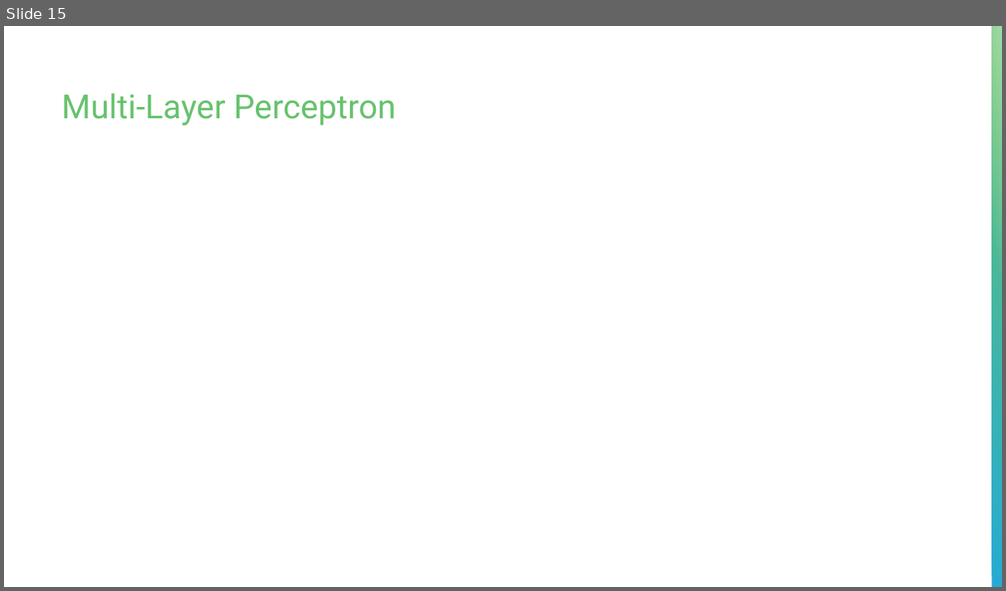
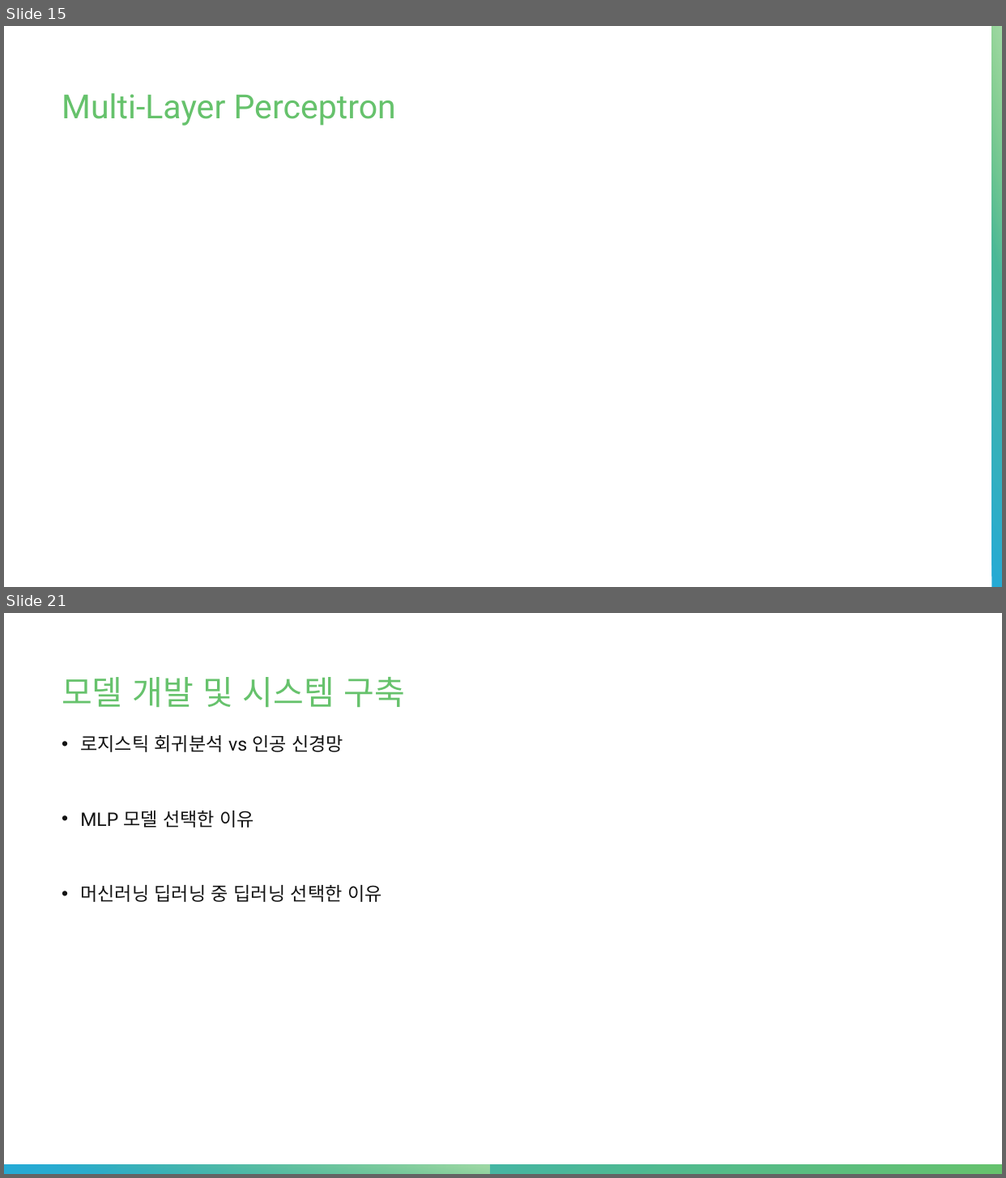
Before and after one commit to MinChanJu/sports_win_rate_analyze, a slide deck: reference/MLP.pptx. Shown one above the other, each under a label of ours: slide 15 before the commit, slides 15 and 21 after it; the slides between them are not shown. The pictures are 1006x591 and 1006x1178 pixels, drawn with LibreOffice and Linux fonts; fonts in the diff are those of the drawing; grey boxes stand for pictures. Boxes give left, top, right and bottom in pixels: in the first picture for what was removed or moved away, otherwise in the second. Text is boxed around its words. In the diff, an @@ line names an element or a change of style, - is before the commit and + after.

```diff
--- a/reference/MLP.pptx
+++ b/reference/MLP.pptx
@@ slide 21 added at <box>4,613,1002,1174</box>, background #FFFFFF @@
@@ title added at <box>62,677,405,707</box>, 32 pt, text gradient #66C26C to #25AAD5 @@
+모델 개발 및 시스템 구축
@@ text added at <box>80,735,382,902</box>, 18 pt, text #131313 @@
+• 로지스틱 회귀분석 vs 인공 신경망
+• MLP 모델 선택한 이유
+• 머신러닝 딥러닝 중 딥러닝 선택한 이유
@@ rectangle added at <box>4,1165,1002,1174</box>, fill gradient #66C26C to #25AAD5 @@
@@ rectangle added at <box>4,1165,488,1174</box>, fill gradient #66C26C to #A3DAA7 @@
```
Also in this commit, not shown: 2 slides changed, 5 other slides added, 3 other files.
